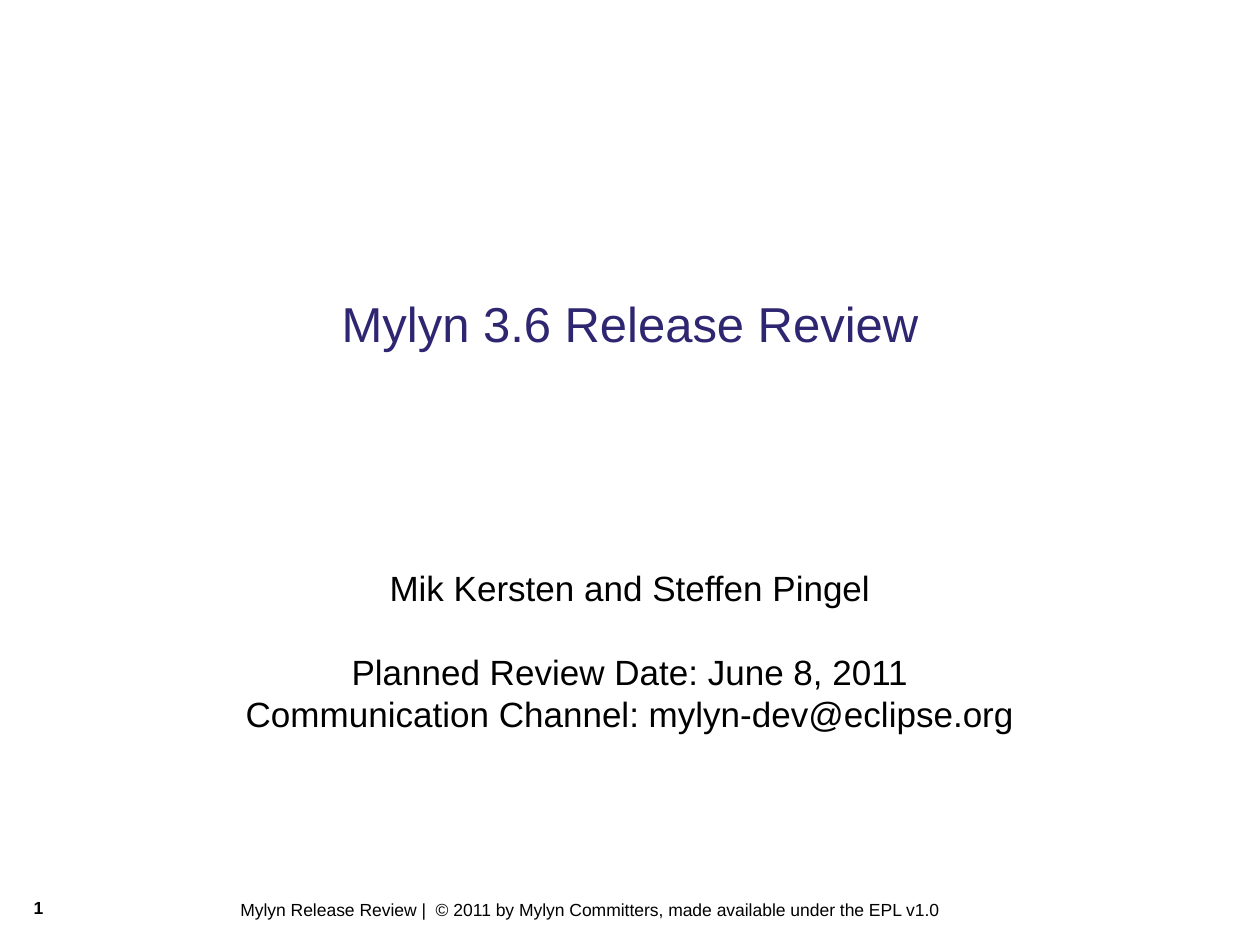
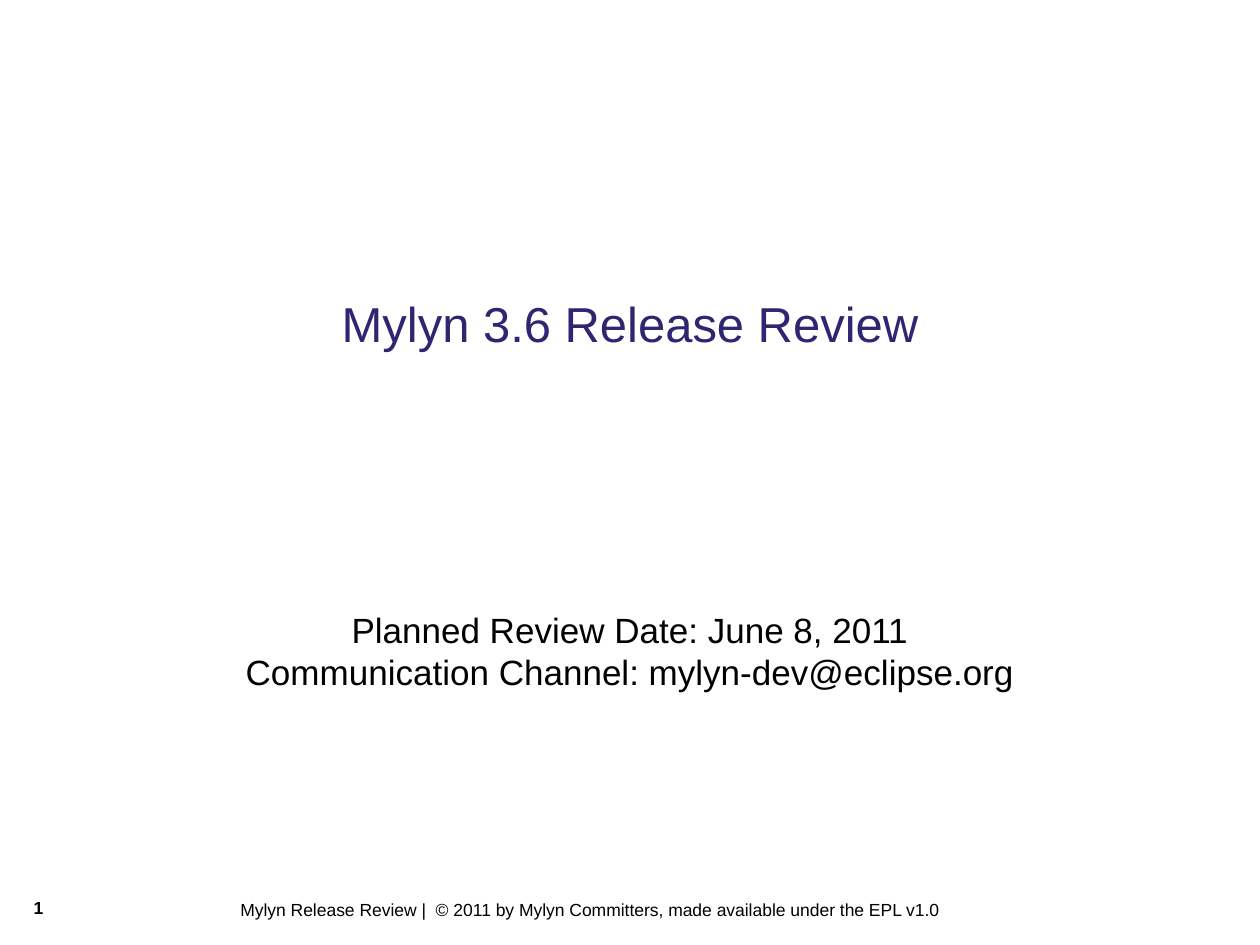
Before and after one commit to eclipse-mylyn/mylyn-website, a slide deck: slide 1 of publications/2011-06-mylyn-3.6-release-review.ppt. Drawn at 1260x945 pixels with LibreOffice and Linux fonts; fonts in the diff are those of the drawing; background and template pictures are left out. Boxes give left, top, right and bottom in pixels: in the first picture for what was removed or moved away, otherwise in the second. Text is boxed around its words. In the diff, an @@ line names an element or a change of style, - is before the commit and + after.

```diff
--- a/publications/2011-06-mylyn-3.6-release-review.ppt
+++ b/publications/2011-06-mylyn-3.6-release-review.ppt
@@ text at box(390, 575, 869, 608): paragraph removed @@
-Mik Kersten and Steffen Pingel
```
Also in this commit, not shown: 1 other slide changed, 1 other file.
